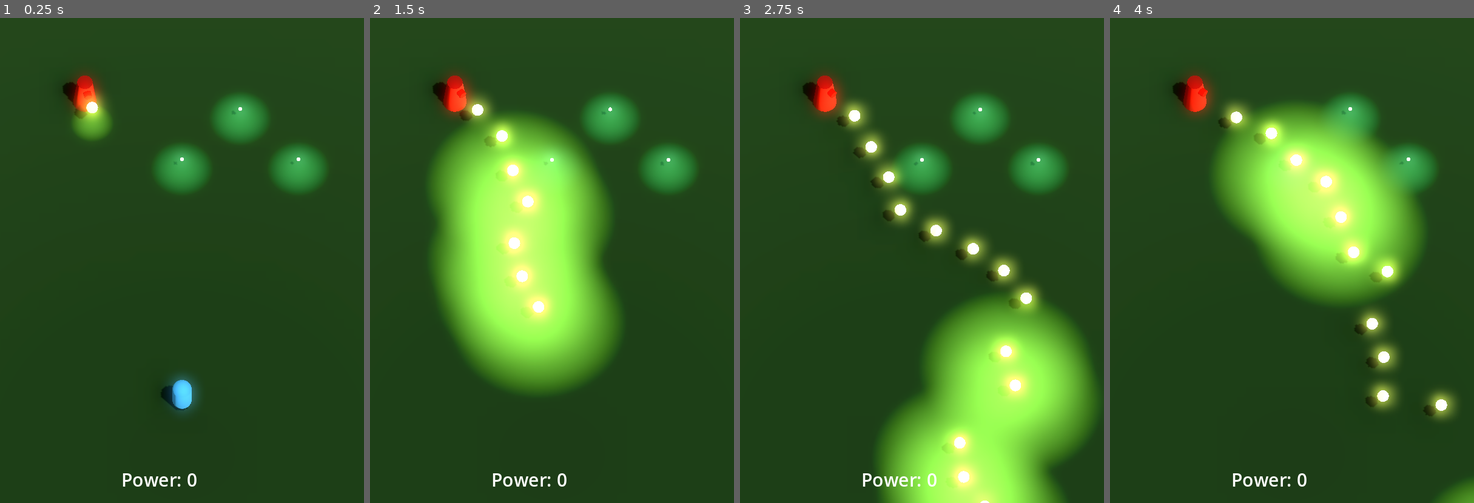
Above: before the commit, frames 1-4 (left to right).
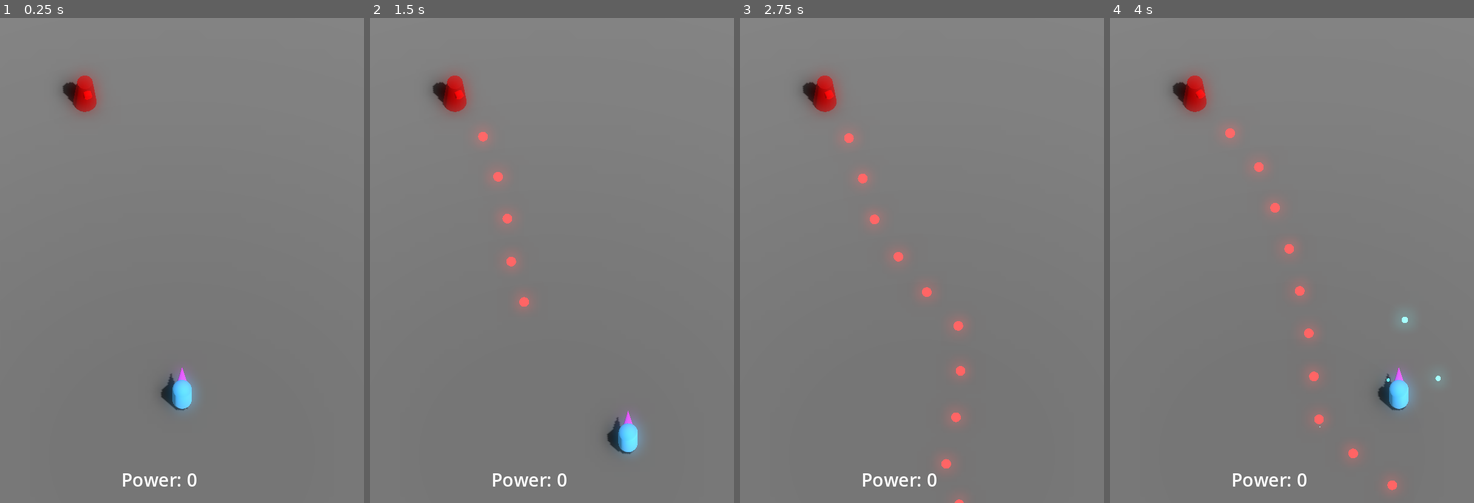
Above: after the commit, the same moments.

Repository: JackEvans24/bullet-absorb
Game: Godot game, scene res://scenes/main.tscn
The game is run twice, just before and just after one commit, with the same random seed, the same clock (stepped at 60 frames per second) and the same inputs.
Inputs:
- Up to frame 1 (0.25 s): no input
- Up to frame 2 (1.5 s): hold Right (move_right) 0.53-1.28 s; hold K (absorb, bound only after the commit) 0.53-1.28 s; tap J (absorb, bound only before the commit) at 0.8, 1.35 s; hold Down (move_back) from 1.28 s (still down)
- Up to frame 3 (2.75 s): tap K (absorb, bound only after the commit) at 1.55 s; release Down (move_back) at 2.03 s; hold Right (move_right) from 2.03 s (still down); hold K (absorb, bound only after the commit) from 2.03 s (still down); tap J (absorb, bound only before the commit) at 2.3 s
- Up to frame 4 (4 s): release Right (move_right) at 2.78 s; release K (absorb, bound only after the commit) at 2.78 s; hold Up (move_forward) 2.78-3.53 s; tap J (absorb, bound only before the commit) at 2.85, 3.8 s; tap K (absorb, bound only after the commit) at 3.05 s; hold Left (move_left) from 3.53 s (still down); hold K (absorb, bound only after the commit) from 3.53 s (still down)

The runs differ from the first frame. In frame 1, 99% of the frame differs, in the area x 0-100%, y 0-100%; in frame 2, 100%; in frame 3, 100%; in frame 4, 100%.

Commit message:
feat: allow player to aim and shoot (#3)
* refactor: move movement code to its own script

* refactor: simplify movement lerping

* feat: aim player towards aim direction

* feat: allow player to fire

* refactor: remove lights from bullets, make all bullets inherit the same base

* refactor: rework main scene hierarchy

* chore: reduce enemy bullet size

* chore: rename enemy bullet

* refactor: add minor cooldown to fire rate

* feat: disable fire when player has no power

* feat: reduce power count when firing

Diff:
--- /dev/null
+++ b/materials/bullets/enemy_bullet.tres
@@ -0,0 +1,5 @@
+[gd_resource type="StandardMaterial3D" format=3 uid="uid://c63sm522ebpu5"]
+
+[resource]
+shading_mode = 0
+albedo_color = Color(1, 0.19, 0.19, 1)
--- /dev/null
+++ b/materials/bullets/player_bullet.tres
@@ -0,0 +1,5 @@
+[gd_resource type="StandardMaterial3D" format=3 uid="uid://caaotrthyvusd"]
+
+[resource]
+shading_mode = 0
+albedo_color = Color(1, 1, 0.7, 1)
--- /dev/null
+++ b/models/bullets/default_bullet.tres
@@ -0,0 +1,8 @@
+[gd_resource type="SphereMesh" load_steps=2 format=3 uid="uid://dwfxlir86ljls"]
+
+[ext_resource type="Material" uid="uid://c63sm522ebpu5" path="res://materials/bullets/enemy_bullet.tres" id="1_iheip"]
+
+[resource]
+material = ExtResource("1_iheip")
+radius = 0.25
+height = 0.5
--- /dev/null
+++ b/models/bullets/player_bullet.tres
@@ -0,0 +1,8 @@
+[gd_resource type="SphereMesh" load_steps=2 format=3 uid="uid://idlaqhuqbbdn"]
+
+[ext_resource type="Material" uid="uid://caaotrthyvusd" path="res://materials/bullets/player_bullet.tres" id="1_q33xc"]
+
+[resource]
+material = ExtResource("1_q33xc")
+radius = 0.4
+height = 0.8
--- a/prefabs/bullet.tscn
+++ /dev/null
@@ -1,43 +0,0 @@
-[gd_scene load_steps=6 format=3 uid="uid://dahpvdvtv4c1c"]
-
-[ext_resource type="Script" path="res://scripts/bullet.gd" id="1_yp7k1"]
-[ext_resource type="PackedScene" uid="uid://cm1wj0vbe4wn8" path="res://prefabs/power_ball.tscn" id="2_n13p0"]
-
-[sub_resource type="ORMMaterial3D" id="ORMMaterial3D_h27nb"]
-emission_enabled = true
-emission = Color(1, 1, 0.26, 1)
-emission_energy_multiplier = 2.0
-
-[sub_resource type="SphereMesh" id="SphereMesh_6vkiy"]
-material = SubResource("ORMMaterial3D_h27nb")
-radius = 0.3
-height = 0.6
-
-[sub_resource type="SphereShape3D" id="SphereShape3D_8p8c6"]
-radius = 0.3
-
-[node name="Bullet" type="Area3D" groups=["bullet"]]
-collision_layer = 4
-collision_mask = 0
-monitoring = false
-script = ExtResource("1_yp7k1")
-speed = 10
-accuracy = 0.02
-power_scene = ExtResource("2_n13p0")
-
-[node name="MeshInstance3D" type="MeshInstance3D" parent="."]
-mesh = SubResource("SphereMesh_6vkiy")
-
-[node name="BulletLight" type="OmniLight3D" parent="."]
-light_color = Color(1, 1, 0.607843, 1)
-light_energy = 2.0
-omni_range = 1.0
-omni_attenuation = 0.435275
-
-[node name="VisibleOnScreenNotifier3D" type="VisibleOnScreenNotifier3D" parent="."]
-aabb = AABB(-2, -2, -2, 4, 4, 4)
-
-[node name="CollisionShape3D" type="CollisionShape3D" parent="."]
-shape = SubResource("SphereShape3D_8p8c6")
-
-[connection signal="screen_exited" from="VisibleOnScreenNotifier3D" to="." method="_on_screen_exited"]
--- /dev/null
+++ b/prefabs/bullets/default_enemy_bullet.tscn
@@ -0,0 +1,19 @@
+[gd_scene load_steps=5 format=3 uid="uid://coogevjwgwbft"]
+
+[ext_resource type="PackedScene" uid="uid://dl5unqhv0x3ox" path="res://prefabs/bullets/player_bullet.tscn" id="1_yy0xb"]
+[ext_resource type="PackedScene" uid="uid://cm1wj0vbe4wn8" path="res://prefabs/power_ball.tscn" id="2_0sm5q"]
+[ext_resource type="SphereMesh" uid="uid://dwfxlir86ljls" path="res://models/bullets/default_bullet.tres" id="3_a6lo4"]
+
+[sub_resource type="SphereShape3D" id="SphereShape3D_viiis"]
+radius = 0.22
+
+[node name="PlayerBullet" instance=ExtResource("1_yy0xb")]
+collision_layer = 4
+speed = 10
+power_scene = ExtResource("2_0sm5q")
+
+[node name="MeshInstance3D" parent="." index="0"]
+mesh = ExtResource("3_a6lo4")
+
+[node name="CollisionShape3D" parent="." index="2"]
+shape = SubResource("SphereShape3D_viiis")
--- /dev/null
+++ b/prefabs/bullets/player_bullet.tscn
@@ -0,0 +1,28 @@
+[gd_scene load_steps=4 format=3 uid="uid://dl5unqhv0x3ox"]
+
+[ext_resource type="Script" path="res://scripts/bullet.gd" id="1_idcyk"]
+[ext_resource type="SphereMesh" uid="uid://idlaqhuqbbdn" path="res://models/bullets/player_bullet.tres" id="2_d1la3"]
+
+[sub_resource type="SphereShape3D" id="SphereShape3D_s5aai"]
+radius = 0.45
+
+[node name="PlayerBullet" type="Area3D" groups=["bullet"]]
+collision_layer = 16
+collision_mask = 0
+monitoring = false
+script = ExtResource("1_idcyk")
+speed = 20
+accuracy = 0.0
+
+[node name="MeshInstance3D" type="MeshInstance3D" parent="."]
+cast_shadow = 0
+gi_mode = 0
+mesh = ExtResource("2_d1la3")
+
+[node name="VisibleOnScreenNotifier3D" type="VisibleOnScreenNotifier3D" parent="."]
+aabb = AABB(-2, -2, -2, 4, 4, 4)
+
+[node name="CollisionShape3D" type="CollisionShape3D" parent="."]
+shape = SubResource("SphereShape3D_s5aai")
+
+[connection signal="screen_exited" from="VisibleOnScreenNotifier3D" to="." method="_on_screen_exited"]
--- a/prefabs/player.tscn
+++ b/prefabs/player.tscn
@@ -1,15 +1,13 @@
-[gd_scene load_steps=15 format=3 uid="uid://c3tj0pdcum4wd"]
+[gd_scene load_steps=20 format=3 uid="uid://c3tj0pdcum4wd"]
 
 [ext_resource type="Script" path="res://scripts/player/player.gd" id="1_u023k"]
 [ext_resource type="Material" uid="uid://beaa2b7evhbjh" path="res://materials/player/player.tres" id="2_di4ke"]
 [ext_resource type="Script" path="res://scripts/player/absorb.gd" id="2_sawo1"]
+[ext_resource type="Script" path="res://scripts/player/player_movement.gd" id="3_1eoos"]
 [ext_resource type="Material" uid="uid://f41eu4cbvian" path="res://materials/player/player_absorb.tres" id="4_ep8r4"]
+[ext_resource type="Script" path="res://scripts/player/player_aim.gd" id="4_owsoe"]
 [ext_resource type="Material" uid="uid://dq2ufo1kpypca" path="res://materials/player/player_absorb_halo.tres" id="4_poddg"]
-
-[sub_resource type="CapsuleMesh" id="CapsuleMesh_xm2o2"]
-material = ExtResource("2_di4ke")
-
-[sub_resource type="CapsuleShape3D" id="CapsuleShape3D_b08da"]
+[ext_resource type="PackedScene" uid="uid://dl5unqhv0x3ox" path="res://prefabs/bullets/player_bullet.tscn" id="5_twt6l"]
 
 [sub_resource type="SphereShape3D" id="SphereShape3D_4kfv7"]
 radius = 5.0
@@ -44,16 +42,34 @@
 radius = 0.2
 height = 0.4
 
+[sub_resource type="CapsuleMesh" id="CapsuleMesh_xm2o2"]
+material = ExtResource("2_di4ke")
+
+[sub_resource type="StandardMaterial3D" id="StandardMaterial3D_g7u2v"]
+albedo_color = Color(0.936667, 0.24, 1, 1)
+
+[sub_resource type="CylinderMesh" id="CylinderMesh_ugy6r"]
+material = SubResource("StandardMaterial3D_g7u2v")
+top_radius = 0.01
+bottom_radius = 0.3
+height = 1.0
+radial_segments = 8
+
+[sub_resource type="CapsuleShape3D" id="CapsuleShape3D_b08da"]
+
 [node name="Player" type="CharacterBody3D"]
 transform = Transform3D(1, 0, 0, 0, 1, 0, 0, 0, 1, 0, 1, 0)
 collision_layer = 2
 script = ExtResource("1_u023k")
 
-[node name="MeshInstance3D" type="MeshInstance3D" parent="."]
-mesh = SubResource("CapsuleMesh_xm2o2")
+[node name="Move" type="Node" parent="."]
+script = ExtResource("3_1eoos")
+movement_deadzone = 0.01
+deceleration = 180.0
 
-[node name="CollisionShape3D" type="CollisionShape3D" parent="."]
-shape = SubResource("CapsuleShape3D_b08da")
+[node name="Aim" type="Node" parent="."]
+script = ExtResource("4_owsoe")
+bullet_scene = ExtResource("5_twt6l")
 
 [node name="Absorb" type="Node3D" parent="."]
 script = ExtResource("2_sawo1")
@@ -89,3 +105,16 @@
 local_coords = true
 process_material = SubResource("ParticleProcessMaterial_jewto")
 draw_pass_1 = SubResource("SphereMesh_cp26l")
+
+[node name="Pivot" type="Node3D" parent="."]
+
+[node name="Body" type="MeshInstance3D" parent="Pivot"]
+mesh = SubResource("CapsuleMesh_xm2o2")
+skeleton = NodePath("../..")
+
+[node name="Nose" type="MeshInstance3D" parent="Pivot"]
+transform = Transform3D(1, 0, 0, 0, -4.37114e-08, 1, 0, -1, -4.37114e-08, 0, 0.5, -0.8)
+mesh = SubResource("CylinderMesh_ugy6r")
+
+[node name="CollisionShape3D" type="CollisionShape3D" parent="."]
+shape = SubResource("CapsuleShape3D_b08da")
--- a/prefabs/turret.tscn
+++ b/prefabs/turret.tscn
@@ -1,7 +1,7 @@
 [gd_scene load_steps=7 format=3 uid="uid://bj8n5y46nf5wq"]
 
 [ext_resource type="Script" path="res://scripts/turret.gd" id="1_scne1"]
-[ext_resource type="PackedScene" uid="uid://dahpvdvtv4c1c" path="res://prefabs/bullet.tscn" id="2_gt5n0"]
+[ext_resource type="PackedScene" uid="uid://coogevjwgwbft" path="res://prefabs/bullets/default_enemy_bullet.tscn" id="2_1b4l3"]
 [ext_resource type="Material" uid="uid://jxq13s8vw71v" path="res://materials/turret_body.tres" id="2_lg5m1"]
 [ext_resource type="Material" uid="uid://detsid8q81d1o" path="res://materials/turret_gun.tres" id="3_72na1"]
 
@@ -18,7 +18,7 @@
 
 [node name="Turret" type="Node3D"]
 script = ExtResource("1_scne1")
-bullet_scene = ExtResource("2_gt5n0")
+bullet_scene = ExtResource("2_1b4l3")
 
 [node name="Pivot" type="Node3D" parent="."]
 
@@ -36,7 +36,7 @@
 transform = Transform3D(1, 0, 0, 0, 1, 0, 0, 0, 1, 0, 1.6, -1)
 
 [node name="FireTimer" type="Timer" parent="."]
-wait_time = 0.2
+wait_time = 0.25
 autostart = true
 
 [connection signal="timeout" from="FireTimer" to="." method="_on_fire"]
--- a/project.godot
+++ b/project.godot
@@ -54,12 +54,40 @@
 , Object(InputEventJoypadButton,"resource_local_to_scene":false,"resource_name":"","device":-1,"button_index":14,"pressure":0.0,"pressed":true,"script":null)
 ]
 }
+aim_forward={
+"deadzone": 0.5,
+"events": [Object(InputEventJoypadMotion,"resource_local_to_scene":false,"resource_name":"","device":-1,"axis":3,"axis_value":-1.0,"script":null)
+]
+}
+aim_back={
+"deadzone": 0.5,
+"events": [Object(InputEventJoypadMotion,"resource_local_to_scene":false,"resource_name":"","device":-1,"axis":3,"axis_value":1.0,"script":null)
+]
+}
+aim_left={
+"deadzone": 0.5,
+"events": [Object(InputEventJoypadMotion,"resource_local_to_scene":false,"resource_name":"","device":-1,"axis":2,"axis_value":-1.0,"script":null)
+]
+}
+aim_right={
+"deadzone": 0.5,
+"events": [Object(InputEventJoypadMotion,"resource_local_to_scene":false,"resource_name":"","device":-1,"axis":2,"axis_value":1.0,"script":null)
+]
+}
 absorb={
+"deadzone": 0.5,
+"events": [Object(InputEventKey,"resource_local_to_scene":false,"resource_name":"","device":-1,"window_id":0,"alt_pressed":false,"shift_pressed":false,"ctrl_pressed":false,"meta_pressed":false,"pressed":false,"keycode":0,"physical_keycode":75,"key_label":0,"unicode":107,"echo":false,"script":null)
+, Object(InputEventKey,"resource_local_to_scene":false,"resource_name":"","device":-1,"window_id":0,"alt_pressed":false,"shift_pressed":false,"ctrl_pressed":false,"meta_pressed":false,"pressed":false,"keycode":0,"physical_keycode":88,"key_label":0,"unicode":120,"echo":false,"script":null)
+, Object(InputEventJoypadButton,"resource_local_to_scene":false,"resource_name":"","device":-1,"button_index":2,"pressure":0.0,"pressed":true,"script":null)
+, Object(InputEventJoypadButton,"resource_local_to_scene":false,"resource_name":"","device":-1,"button_index":9,"pressure":0.0,"pressed":true,"script":null)
+]
+}
+fire={
 "deadzone": 0.5,
 "events": [Object(InputEventKey,"resource_local_to_scene":false,"resource_name":"","device":-1,"window_id":0,"alt_pressed":false,"shift_pressed":false,"ctrl_pressed":false,"meta_pressed":false,"pressed":false,"keycode":0,"physical_keycode":74,"key_label":0,"unicode":106,"echo":false,"script":null)
 , Object(InputEventKey,"resource_local_to_scene":false,"resource_name":"","device":-1,"window_id":0,"alt_pressed":false,"shift_pressed":false,"ctrl_pressed":false,"meta_pressed":false,"pressed":false,"keycode":0,"physical_keycode":90,"key_label":0,"unicode":122,"echo":false,"script":null)
-, Object(InputEventJoypadButton,"resource_local_to_scene":false,"resource_name":"","device":-1,"button_index":1,"pressure":0.0,"pressed":true,"script":null)
-, Object(InputEventJoypadButton,"resource_local_to_scene":false,"resource_name":"","device":-1,"button_index":9,"pressure":0.0,"pressed":true,"script":null)
+, Object(InputEventJoypadButton,"resource_local_to_scene":false,"resource_name":"","device":-1,"button_index":0,"pressure":0.0,"pressed":true,"script":null)
+, Object(InputEventJoypadButton,"resource_local_to_scene":false,"resource_name":"","device":-1,"button_index":10,"pressure":0.0,"pressed":true,"script":null)
 ]
 }
 
@@ -69,3 +97,4 @@
 3d_physics/layer_2="player"
 3d_physics/layer_3="bullet"
 3d_physics/layer_4="power"
+3d_physics/layer_5="player_bullet"
--- a/scenes/main.tscn
+++ b/scenes/main.tscn
@@ -1,27 +1,18 @@
-[gd_scene load_steps=12 format=3 uid="uid://ccgpc6v5lruew"]
+[gd_scene load_steps=11 format=3 uid="uid://ccgpc6v5lruew"]
 
 [ext_resource type="PackedScene" uid="uid://c3tj0pdcum4wd" path="res://prefabs/player.tscn" id="1_e5x1h"]
 [ext_resource type="Script" path="res://scripts/main.gd" id="1_rtjol"]
 [ext_resource type="PackedScene" uid="uid://bhxrs6pph350t" path="res://scenes/hud.tscn" id="2_bqahq"]
 [ext_resource type="PackedScene" uid="uid://bj8n5y46nf5wq" path="res://prefabs/turret.tscn" id="3_5441h"]
-[ext_resource type="PackedScene" uid="uid://cm1wj0vbe4wn8" path="res://prefabs/power_ball.tscn" id="5_axmlc"]
 
 [sub_resource type="StandardMaterial3D" id="StandardMaterial3D_r1hrq"]
-albedo_color = Color(0.36875, 0.59, 0.3245, 1)
 metallic = 1.0
-metallic_specular = 1.0
 
 [sub_resource type="PlaneMesh" id="PlaneMesh_id486"]
 material = SubResource("StandardMaterial3D_r1hrq")
 
 [sub_resource type="ConvexPolygonShape3D" id="ConvexPolygonShape3D_2d6ir"]
 points = PackedVector3Array(-1, 0, -1, -1, 0, 1, 1, 0, -1, 1, 0, 1)
-
-[sub_resource type="StandardMaterial3D" id="StandardMaterial3D_85wj3"]
-albedo_color = Color(1, 0.583333, 0, 1)
-
-[sub_resource type="CylinderMesh" id="CylinderMesh_ugq1f"]
-material = SubResource("StandardMaterial3D_85wj3")
 
 [sub_resource type="Environment" id="Environment_v60oa"]
 glow_enabled = true
@@ -33,20 +24,39 @@
 fog_light_energy = 0.1
 fog_density = 0.001
 
+[sub_resource type="StandardMaterial3D" id="StandardMaterial3D_85wj3"]
+albedo_color = Color(1, 0.583333, 0, 1)
+
+[sub_resource type="CylinderMesh" id="CylinderMesh_ugq1f"]
+material = SubResource("StandardMaterial3D_85wj3")
+
 [node name="Main" type="Node"]
 script = ExtResource("1_rtjol")
 
-[node name="Ground" type="StaticBody3D" parent="."]
+[node name="World" type="Node" parent="."]
+
+[node name="Ground" type="StaticBody3D" parent="World"]
 collision_mask = 0
 
-[node name="MeshInstance3D" type="MeshInstance3D" parent="Ground"]
+[node name="MeshInstance3D" type="MeshInstance3D" parent="World/Ground"]
 transform = Transform3D(25, 0, 0, 0, 25, 0, 0, 0, 25, 0, 0, 0)
 mesh = SubResource("PlaneMesh_id486")
 skeleton = NodePath("")
 
-[node name="CollisionShape3D" type="CollisionShape3D" parent="Ground"]
+[node name="CollisionShape3D" type="CollisionShape3D" parent="World/Ground"]
 transform = Transform3D(25, 0, 0, 0, 25, 0, 0, 0, 25, 0, 0, 0)
 shape = SubResource("ConvexPolygonShape3D_2d6ir")
+
+[node name="WorldEnvironment" type="WorldEnvironment" parent="World"]
+environment = SubResource("Environment_v60oa")
+
+[node name="DirectionalLight3D" type="DirectionalLight3D" parent="World"]
+transform = Transform3D(0.707107, -0.612372, 0.353554, 0, 0.5, 0.866025, -0.707107, -0.612372, 0.353554, 0, 0, 0)
+layers = 0
+light_energy = 0.2
+shadow_enabled = true
+
+[node name="HUD" parent="." instance=ExtResource("2_bqahq")]
 
 [node name="Camera3D" type="Camera3D" parent="."]
 transform = Transform3D(1, 0, 0, 0, 0.5, 0.866025, 0, -0.866025, 0.5, 0, 20, 8)
@@ -54,47 +64,28 @@
 size = 25.0
 far = 200.0
 
-[node name="DirectionalLight3D" type="DirectionalLight3D" parent="."]
-transform = Transform3D(0.707107, -0.612372, 0.353553, 0, 0.5, 0.866025, -0.707107, -0.612372, 0.353553, 0, 0, 0)
-layers = 0
-light_energy = 0.2
-shadow_enabled = true
+[node name="CameraPoles" type="Node3D" parent="Camera3D"]
+transform = Transform3D(1, 0, 0, 0, 0.5, -0.866025, 0, 0.866025, 0.5, 0, -3.0718, -21.3205)
+visible = false
 
-[node name="HUD" parent="." instance=ExtResource("2_bqahq")]
+[node name="Pole1" type="MeshInstance3D" parent="Camera3D/CameraPoles"]
+transform = Transform3D(1, 0, 0, 0, 1, 0, 0, 0, 1, -10, 0, -18)
+mesh = SubResource("CylinderMesh_ugq1f")
+
+[node name="Pole2" type="MeshInstance3D" parent="Camera3D/CameraPoles"]
+transform = Transform3D(1, 0, 0, 0, 1, 0, 0, 0, 1, -10, 0, 11)
+mesh = SubResource("CylinderMesh_ugq1f")
+
+[node name="Pole3" type="MeshInstance3D" parent="Camera3D/CameraPoles"]
+transform = Transform3D(1, 0, 0, 0, 1, 0, 0, 0, 1, 10, 0, -18)
+mesh = SubResource("CylinderMesh_ugq1f")
+
+[node name="Pole4" type="MeshInstance3D" parent="Camera3D/CameraPoles"]
+transform = Transform3D(1, 0, 0, 0, 1, 0, 0, 0, 1, 10, 0, 11)
+mesh = SubResource("CylinderMesh_ugq1f")
 
 [node name="Player" parent="." instance=ExtResource("1_e5x1h")]
 transform = Transform3D(1, 0, 0, 0, 1, 0, 0, 0, 1, 0, 1, 5)
 
-[node name="CameraPoles" type="Node3D" parent="."]
-visible = false
-
-[node name="Pole1" type="MeshInstance3D" parent="CameraPoles"]
-transform = Transform3D(1, 0, 0, 0, 1, 0, 0, 0, 1, -10, 0, -18)
-mesh = SubResource("CylinderMesh_ugq1f")
-
-[node name="Pole2" type="MeshInstance3D" parent="CameraPoles"]
-transform = Transform3D(1, 0, 0, 0, 1, 0, 0, 0, 1, -10, 0, 11)
-mesh = SubResource("CylinderMesh_ugq1f")
-
-[node name="Pole3" type="MeshInstance3D" parent="CameraPoles"]
-transform = Transform3D(1, 0, 0, 0, 1, 0, 0, 0, 1, 10, 0, -18)
-mesh = SubResource("CylinderMesh_ugq1f")
-
-[node name="Pole4" type="MeshInstance3D" parent="CameraPoles"]
-transform = Transform3D(1, 0, 0, 0, 1, 0, 0, 0, 1, 10, 0, 11)
-mesh = SubResource("CylinderMesh_ugq1f")
-
 [node name="Turret" parent="." instance=ExtResource("3_5441h")]
 transform = Transform3D(1, 0, 0, 0, 1, 0, 0, 0, 1, -5, 0, -13)
-
-[node name="WorldEnvironment" type="WorldEnvironment" parent="."]
-environment = SubResource("Environment_v60oa")
-
-[node name="Power" parent="." instance=ExtResource("5_axmlc")]
-transform = Transform3D(1, 0, 0, 0, 1, 0, 0, 0, 1, 0, 1, -9)
-
-[node name="Power2" parent="." instance=ExtResource("5_axmlc")]
-transform = Transform3D(1, 0, 0, 0, 1, 0, 0, 0, 1, 3, 1, -12)
-
-[node name="Power3" parent="." instance=ExtResource("5_axmlc")]
-transform = Transform3D(1, 0, 0, 0, 1, 0, 0, 0, 1, 6, 1, -9)
--- a/scripts/bullet.gd
+++ b/scripts/bullet.gd
@@ -2,16 +2,8 @@
 
 @export var speed = 5
 @export var accuracy = 1.0 / 6.0
-@export var illuminate_time = 0.2
-@export var illuminate_range = 5
 
 @export var power_scene: PackedScene
-
-@onready var light: OmniLight3D = $BulletLight
-
-func _ready():
-	var tween = get_tree().create_tween()
-	tween.tween_property(light, "omni_range", illuminate_range, illuminate_time)
 
 func initialise(turret_basis: Basis):
 	basis = turret_basis.orthonormalized()
@@ -29,9 +21,13 @@
 	call_deferred("handle_destruction")
 
 func handle_destruction():
+	drop_power()
+	queue_free()
+
+func drop_power():
+	if power_scene == null:
+		return
+
 	var power = power_scene.instantiate()
 	get_tree().root.add_child(power)
-
 	power.global_position = global_position
-
-	queue_free()
--- a/scripts/main.gd
+++ b/scripts/main.gd
@@ -6,4 +6,4 @@
 
 func _ready():
 	turret.set_target(player)
-	player.absorb_count_changed.connect(hud._on_absorb_count_changed)
+	player.power_count_changed.connect(hud._on_absorb_count_changed)
--- a/scripts/player/player.gd
+++ b/scripts/player/player.gd
@@ -1,48 +1,50 @@
 class_name Player
 extends CharacterBody3D
 
-signal absorb_count_changed(count: int)
+signal power_count_changed(count: int)
 
-@export var default_speed = 15.0
-@export var absorb_speed = 5.0
-@export var deceleration = 3.0
 @export var fall_acceleration = 10
 
+@onready var pivot: Node3D = $Pivot
+@onready var move: PlayerMovement = $Move
+@onready var aim: PlayerAim = $Aim
 @onready var absorb: Absorb = $Absorb
 
-var speed = default_speed
-var absorb_count: int = 0
+var power_count: int = 0
 
 func _ready():
+	power_count_changed.connect(aim._on_power_count_changed)
+
 	absorb.bullet_absorbed.connect(_on_absorb)
 	absorb.slowdown_started.connect(_on_slowdown_started)
 	absorb.slowdown_ended.connect(_on_slowdown_ended)
 
+	aim.bullet_fired.connect(_on_bullet_fired)
+
+	aim.initialise(pivot)
+
 func _physics_process(delta):
-	# Add the gravity.
 	if not is_on_floor():
 		velocity.y -= fall_acceleration * delta
 
-	# Get the input direction and handle the movement/deceleration.
-	# As good practice, you should replace UI actions with custom gameplay actions.
-	var input_dir = Input.get_vector("move_left", "move_right", "move_forward", "move_back")
-	var direction = Vector3(input_dir.x, 0, input_dir.y).normalized()
-
-	if direction:
-		velocity.x = direction.x * speed
-		velocity.z = direction.z * speed
-	else:
-		velocity.x = move_toward(velocity.x, 0, deceleration)
-		velocity.z = move_toward(velocity.z, 0, deceleration)
+	velocity = move.movement
+	pivot.look_at(pivot.global_position + aim.aim_direction)
 
 	move_and_slide()
 
 func _on_absorb():
-	absorb_count += 1
-	absorb_count_changed.emit(absorb_count)
+	power_count += 1
+	update_power_count()
+
+func _on_bullet_fired():
+	power_count = max(0, power_count - 1)
+	update_power_count()
+
+func update_power_count():
+	power_count_changed.emit(power_count)
 
 func _on_slowdown_started():
-	speed = absorb_speed
+	move.set_slower_speed()
 
 func _on_slowdown_ended():
-	speed = default_speed
+	move.set_default_speed()
--- /dev/null
+++ b/scripts/player/player_aim.gd
@@ -0,0 +1,48 @@
+class_name PlayerAim
+extends Node
+
+signal bullet_fired
+
+@export var cooldown = 0.05
+@export var bullet_scene: PackedScene
+
+var pivot: Node3D
+var aim_direction: Vector3 = Vector3.FORWARD
+
+var is_firing = false
+var has_ammo = false
+
+func initialise(body_pivot: Node3D):
+	pivot = body_pivot
+
+func _process(_delta: float):
+	var input_dir = Input.get_vector("aim_left", "aim_right", "aim_forward", "aim_back")
+	var direction = Vector3(input_dir.x, 0, input_dir.y).normalized()
+
+	if direction:
+		aim_direction = direction
+
+func _input(event: InputEvent):
+	if not event.is_action_pressed("fire"):
+		return
+	fire()
+
+func fire():
+	if is_firing or not has_ammo:
+		return
+	is_firing = true
+
+	var tree = get_tree()
+	var bullet = bullet_scene.instantiate()
+	tree.root.add_child(bullet)
+
+	bullet.global_position = pivot.global_position
+	bullet.initialise(pivot.basis)
+
+	bullet_fired.emit()
+
+	await tree.create_timer(cooldown).timeout
+	is_firing = false
+
+func _on_power_count_changed(power_count: int):
+	has_ammo = power_count > 0
--- /dev/null
+++ b/scripts/player/player_movement.gd
@@ -0,0 +1,27 @@
+class_name PlayerMovement
+extends Node
+
+@export var movement_deadzone = 0.05
+@export var default_speed = 15.0
+@export var slower_speed = 5.0
+@export var deceleration = 3.0
+
+var speed = default_speed
+
+var movement: Vector3 = Vector3.ZERO
+
+# Called when the node enters the scene tree for the first time.
+func _process(delta: float):
+	var input_dir = Input.get_vector("move_left", "move_right", "move_forward", "move_back")
+	var direction = Vector3(input_dir.x, 0, input_dir.y).normalized()
+
+	if direction:
+		movement = direction * speed
+	else:
+		movement = movement.move_toward(Vector3.ZERO, deceleration * delta)
+
+func set_default_speed():
+	speed = default_speed
+
+func set_slower_speed():
+	speed = slower_speed
